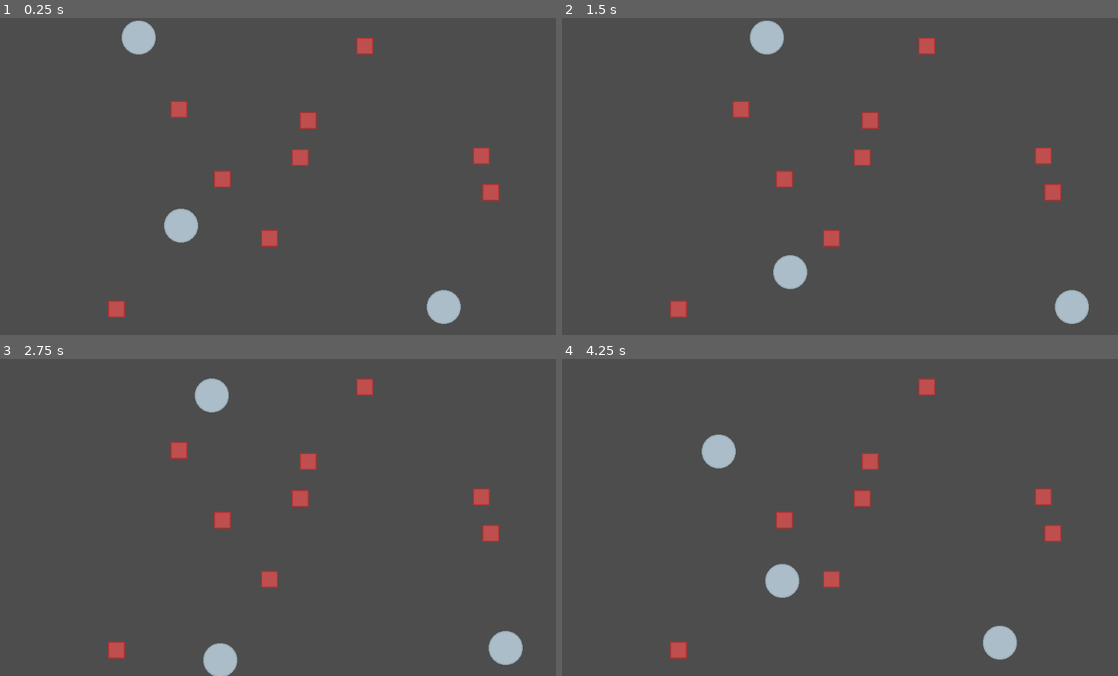
Above: before the commit, frames 1-4 (two rows, left to right).
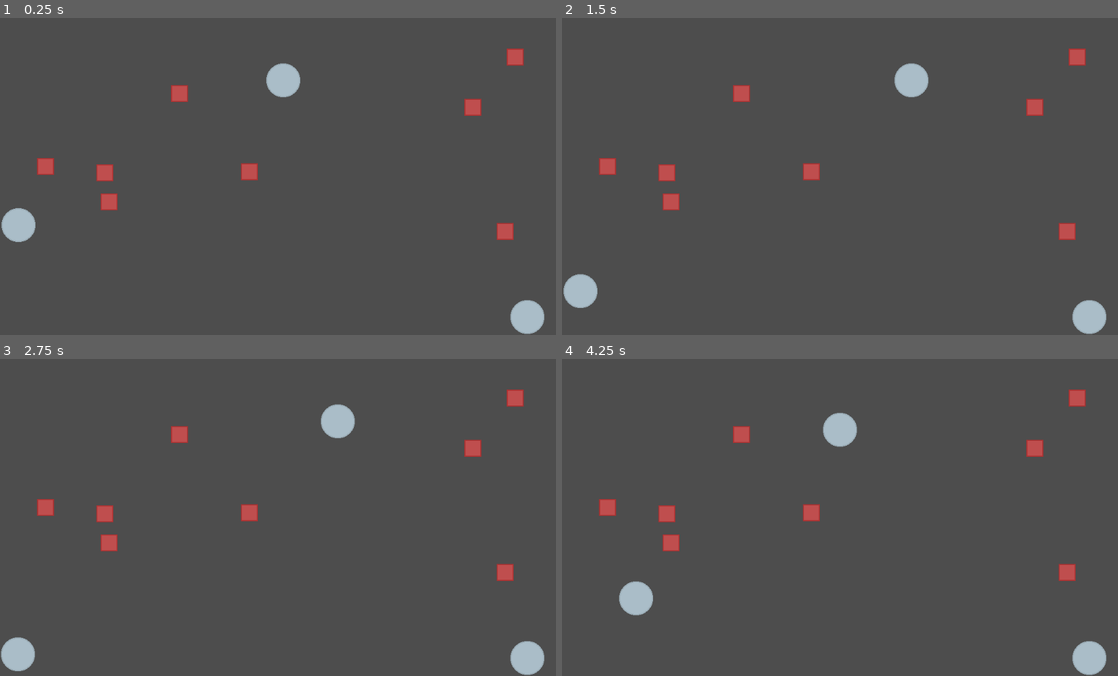
Above: after the commit, the same moments.

Repository: Nmugol/Siec_AI
Game: Godot game, scene res://Scenes/world.tscn
Two runs of this game, one before a commit and one after it. Both use one fixed random seed, a clock stepped at 60 frames per second and the inputs below.
Inputs:
- Up to frame 1 (0.25 s): no input
- Up to frame 2 (1.5 s): no input
- Up to frame 3 (2.75 s): no input
- Up to frame 4 (4.25 s): no input

The runs differ from the first frame. In frame 1, 6.0% of the frame differs, in the area x 0-98%, y 0-100%; in frame 2, 5.7%; in frame 3, 5.8%; in frame 4, 5.8%.

Commit message:
Reorganizacja przesyłani danych wejściwych i wyjściowych. Dodanie globalnych plików do odczytu danych i zapisu danych

Diff:
--- a/Scenes/meal.tscn
+++ b/Scenes/meal.tscn
@@ -19,4 +19,9 @@
 [node name="CollisionShape2D" type="CollisionShape2D" parent="."]
 shape = SubResource("RectangleShape2D_6pqnq")
 
+[node name="Timer" type="Timer" parent="."]
+one_shot = true
+autostart = true
+
 [connection signal="body_entered" from="." to="." method="_on_body_entered"]
+[connection signal="timeout" from="Timer" to="." method="_on_timer_timeout"]
--- a/Scenes/world.tscn
+++ b/Scenes/world.tscn
@@ -1,8 +1,12 @@
-[gd_scene load_steps=2 format=3 uid="uid://kykwdy3vcq6"]
+[gd_scene load_steps=3 format=3 uid="uid://kykwdy3vcq6"]
 
-[ext_resource type="Script" path="res://Script/World.gd" id="1_2tldo"]
+[ext_resource type="Script" path="res://Script/Agent_management.gd" id="3_tso6g"]
+[ext_resource type="Script" path="res://Script/Meal_management.gd" id="4_cwc86"]
 
 [node name="World" type="Node2D"]
-script = ExtResource("1_2tldo")
-how_many_agent = 3
-how_many_meal = 9
+
+[node name="Agents" type="Node2D" parent="."]
+script = ExtResource("3_tso6g")
+
+[node name="Meals" type="Node2D" parent="."]
+script = ExtResource("4_cwc86")
--- a/Script/Agent.gd
+++ b/Script/Agent.gd
@@ -1,17 +1,11 @@
 extends RigidBody2D
 
 # Variables visible in the inspector
-@export var speed = 100
-@export var eat_meal = 0
 
-# # Global variables
-var widow_size= DisplayServer.window_get_size()
 
 var direction = Vector2.ZERO
-var change_direction_interval = 2.0
-var time_since_direction_change = 2.0
-
-var spritr_radius:int = 32
+var change_direction_interval = DataInput.max_move_time
+var time_since_direction_change = DataInput.max_move_time
 
 func _physics_process(delta):
 
@@ -19,19 +13,20 @@
 	time_since_direction_change += delta
 
 	# Limiting traffic areas
-	var boarder_x:bool = position.x <= spritr_radius or position.x >= widow_size.x-spritr_radius
-	var boarder_y:bool = position.y <= spritr_radius or position.y >= widow_size.y-spritr_radius
+	var boarder_x:bool = position.x <= DataInput.spritr_radius or position.x >= DataInput.widow_size.x-DataInput.spritr_radius
+	var boarder_y:bool = position.y <= DataInput.spritr_radius or position.y >= DataInput.widow_size.y-DataInput.spritr_radius
 
 	# Limiting traffic areas
 	if time_since_direction_change >= change_direction_interval or boarder_x or boarder_y:
-
 		change_direction()
 
 		# Reste timer
 		time_since_direction_change = 0.0
 
 	# Function responsible for the movement of the object
-	move_and_collide(direction * speed * delta)
+	move_and_collide(direction * DataInput.speed * delta)
+	SaveData.add_agent_position(position.x,position.y,name.to_int())
+
 
 func change_direction():
 	# Drawing the direction of movement
--- /dev/null
+++ b/Script/Agent_management.gd
@@ -0,0 +1,19 @@
+extends Node2D
+
+@onready var Agent_sece = preload("res://Scenes/agent.tscn")
+
+func _ready():
+	for i in range(DataInput.how_many_agent):
+		var agent_instance = Agent_sece.instantiate()
+
+		# Position an object
+		agent_instance.position.x = randf_range(DataInput.spritr_radius,DataInput.widow_size.x-DataInput.spritr_radius)
+		agent_instance.position.y = randf_range(DataInput.spritr_radius,DataInput.widow_size.y-DataInput.spritr_radius)
+
+		# Set object name
+		agent_instance.name = str(i)
+
+		# Add an object to a scene
+		add_child(agent_instance)
+		SaveData.add_agent_to_list(agent_instance.name.to_int())
+	pass # Replace with function body.
--- /dev/null
+++ b/Script/Data_input.gd
@@ -0,0 +1,16 @@
+extends Node2D
+
+var how_many_agent:int = 3
+var how_many_meal:int = 8
+
+var widow_size= DisplayServer.window_get_size()
+var spritr_radius:int = 32
+
+var speed = 100
+var max_move_time = 2.0 # 2 s
+
+var time_out = 2
+
+func _ready():
+	# Limited to 1 frame per second
+	Engine.max_fps=1
--- a/Script/Meal.gd
+++ b/Script/Meal.gd
@@ -1,11 +1,21 @@
 extends Area2D
+
+func _ready():
+	$Timer.wait_time = DataInput.time_out
+	pass
+
 
 # If the subject has entered a meal
 func _on_body_entered(body):
 
 	#Verify that an object is an agent
 	if body.is_in_group("agent"):
-
+		SaveData.add_eaten_meals(body.name.to_int())
 		#Remove a meal from a scene
 		queue_free()
 	pass
+
+
+func _on_timer_timeout():
+	SaveData.add_meal_position(self.position)
+	pass # Replace with function body.
--- /dev/null
+++ b/Script/Meal_management.gd
@@ -0,0 +1,18 @@
+extends Node2D
+
+@onready var Meal = preload("res://Scenes/meal.tscn")
+
+func _ready():
+	for i in range(DataInput.how_many_meal):
+		var meal_instance = Meal.instantiate()
+
+		# Position an object
+		meal_instance.position.x = randf_range(DataInput.spritr_radius,DataInput.widow_size.x-DataInput.spritr_radius)
+		meal_instance.position.y = randf_range(DataInput.spritr_radius,DataInput.widow_size.y-DataInput.spritr_radius)
+
+		# Set object name
+		meal_instance.name = "meal"+str(i)
+
+		# Add an object to a scene
+		add_child(meal_instance)
+	pass
--- a/Script/Save_data.gd
+++ b/Script/Save_data.gd
@@ -4,4 +4,36 @@
 	var id:int = 0
 	var x_positions = []
 	var y_positions = []
+	var eat:int = 0
+	var score:float = 0.0
 	pass
+
+class Meal:
+	var positions:Vector2 = Vector2(0,0)
+	pass
+
+var Agent_list = []
+var Meal_list = []
+
+func add_agent_to_list(id:int):
+	var new_agent = Agent.new()
+	new_agent.id = id
+	Agent_list.append(new_agent)
+	new_agent=null
+	pass
+
+func add_agent_position(pos_x:float,pos_y:float,id:int):
+	Agent_list[id].x_positions.append(pos_x)
+	Agent_list[id].y_positions.append(pos_y)
+	pass
+
+func add_eaten_meals(id:int):
+	Agent_list[id].eat += 1
+	pass
+
+func add_meal_position(pos:Vector2):
+	var new_meal = Meal.new()
+	new_meal.positions = pos
+	Meal_list.append(new_meal)
+	new_meal=null
+	pass
--- a/Script/World.gd
+++ b/Script/World.gd
@@ -1,64 +1,16 @@
 extends Node2D
-
-# Scene with objects
-@onready var Agent = preload("res://Scenes/agent.tscn")
-@onready var Meal = preload("res://Scenes/meal.tscn")
 
 # Variables visible in the inspector
 @export var how_many_agent:int = 16
 @export var how_many_meal:int = 4
 
 # Global variables
-var widow_size= DisplayServer.window_get_size()
+
 var spritr_radius:int = 32
 
 func _ready():
 
 	# Limited to 1 frame per second
 	Engine.max_fps=1
-
-	Agent_adding()
-	Meal_adding()
-
-# Function responsible for the appearance of agents on the screen
-func Agent_adding():
-	for i in range(how_many_agent):
-
-		# Setting the position of an object
-		var pos = Randoem_position()
-
-		var agent_instance = Agent.instantiate()
-
-		# Position an object
-		agent_instance.position.x = pos.x
-		agent_instance.position.y = pos.y
-
-		# Set object name
-		agent_instance.name = "agent"+str(i+1)
-
-		# Add an object to a scene
-		add_child(agent_instance)
-
-# Function responsible for the appearance of meals on the screen
-func Meal_adding():
-	for i in range(how_many_meal):
-
-		# Setting the position of an object
-		var pos = Randoem_position()
-
-		var meal_instance = Meal.instantiate()
-
-		# Position an object
-		meal_instance.position.x = pos.x
-		meal_instance.position.y = pos.y
-
-		# Add an object to a scene
-		add_child(meal_instance)
-	pass
-
-# Function that generates the random position of objects
-func Randoem_position(distance:int = spritr_radius)->Vector2:
-	var _position:Vector2 = Vector2(0,0)
-	_position.x = randf_range(distance,widow_size.x-distance)
-	_position.y = randf_range(distance,widow_size.y-distance)
-	return _position
+	emit_signal("Add_agents",how_many_agent,spritr_radius)
+	emit_signal("Add_meals",how_many_meal,spritr_radius)
--- a/project.godot
+++ b/project.godot
@@ -13,7 +13,13 @@
 config/name="Siec_AI"
 run/main_scene="res://Scenes/world.tscn"
 config/features=PackedStringArray("4.1", "Forward Plus")
+run/max_fps=1
 config/icon="res://icon.svg"
+
+[autoload]
+
+SaveData="*res://Script/Save_data.gd"
+DataInput="*res://Script/Data_input.gd"
 
 [display]
 
